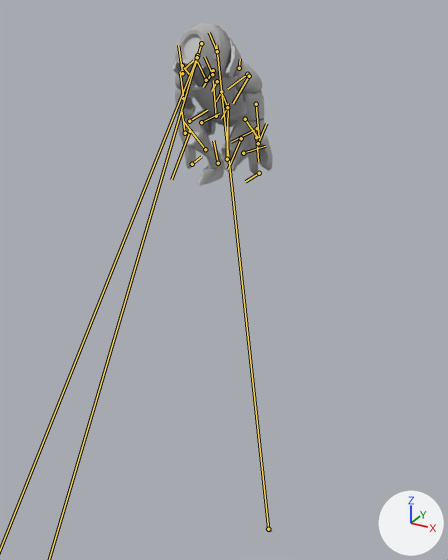
One commit to the FBX model Game/Assets/MeleeGrunt_AnimationSet.fbx: the scene before it, then after it.
Both versions are drawn from a 50 mm lens placed at (1.6, -2.93, 2.43), pointed at (-0.19, 0.32, 0.8). The axes (+X, +Y, +Z) are drawn at lower right. The lights are the same throughout. Both versions are drawn at frame 7 of the action 'Take 001'; the numbers are the values there. The bones that bend it are drawn over the model as lines.

In view in the first picture: 'Melee_Grunt_lowpoly:Basic_Enemy_Robot'.
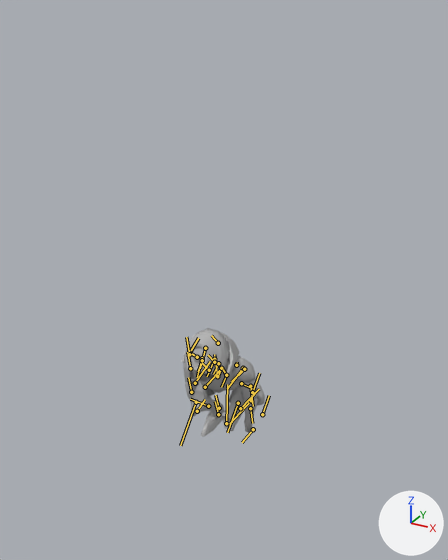
What differs and where, as boxes (x1, y1, x2, y2) in the pictures (448 x 560 px):
```json
{"object": "Melee_Grunt_lowpoly:Basic_Enemy_Robot", "change": "posed", "before": [172, 23, 273, 532], "after": [182, 328, 265, 437], "on screen": "18% narrower, 78% shorter"}
{"bone": "CenterHip", "before": "(227, 107) to (221, 119)", "after": "(226, 375) to (221, 387)"}
```

The change, as JSON lines over the scene's bpy script:
```json
{"block": "bone_centerhip", "where": "bone_centerhip = bpy.data.objects['Character_Reference'].pose.bones['CenterHip']"}
{"op": "set", "path": "bone_centerhip.location", "old": "(118.2, 2.8, 0.0)", "new": "(-45.8, 2.8, 0.0)"}
{"block": "bone_centereyedir", "where": "bone_centereyedir = bpy.data.objects['Character_Reference'].pose.bones['CenterEyeDir']  # child of 'CenterHead'"}
{"op": "set", "path": "bone_centereyedir.location", "old": "(-339.0, 211.2, 0.0)", "new": "(8.5, -5.8, 0.6)"}
{"op": "set", "path": "bone_centereyedir.rotation_quaternion", "old": "(0.952, 0.0, 0.0, -0.307)", "new": "(0.998, -0.056, 0.0, 0.001)", "note": "degrees (0, 0, -36) -> degrees (-6, 0, 0)"}
```
